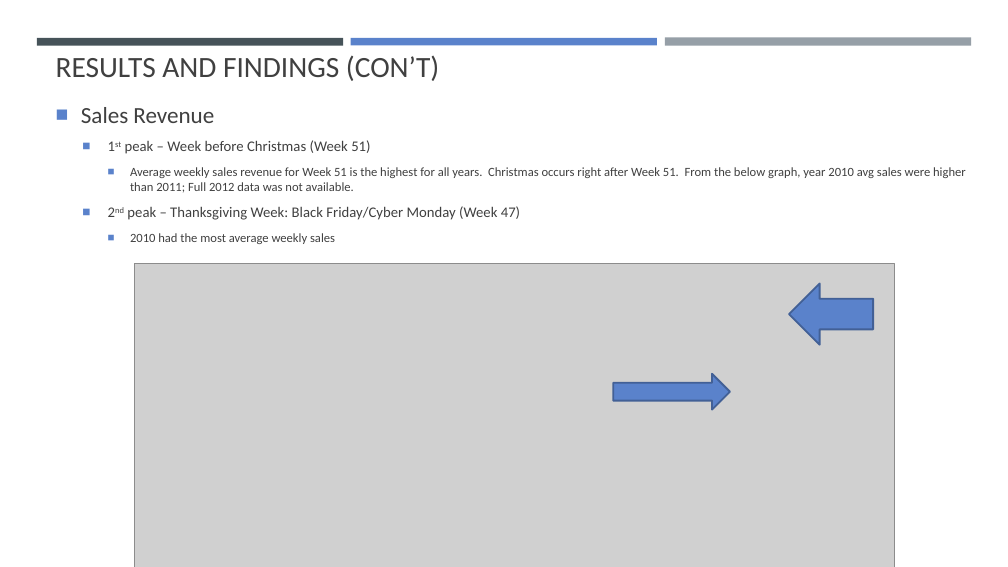
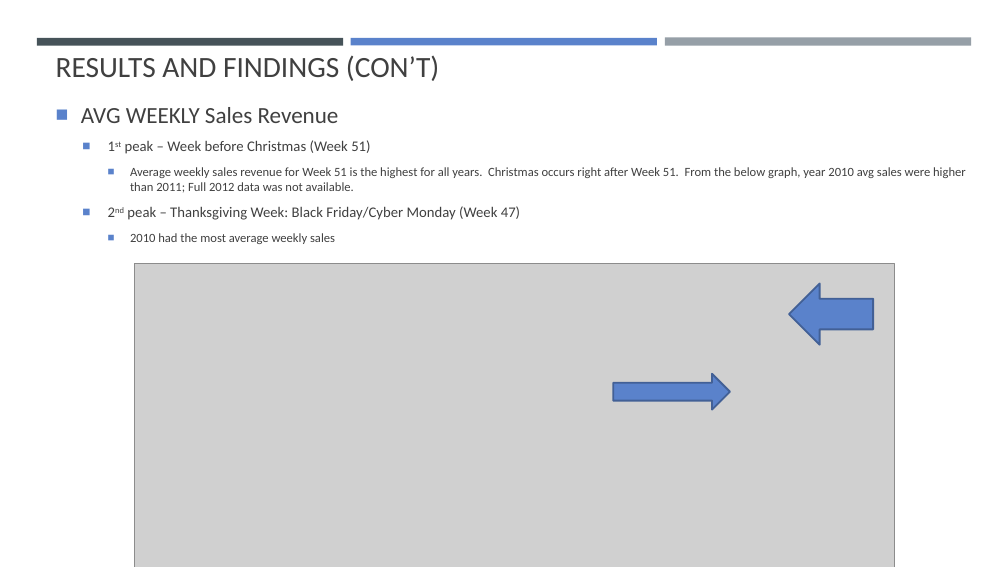
Before and after one commit to tbhaijee/Walmart-Sales-Predications, a slide deck: slide 9 of Project 1 PPT Slides.pptx. Drawn at 1008x567 pixels with LibreOffice and Linux fonts; fonts in the diff are those of the drawing; grey boxes stand for pictures. Boxes give left, top, right and bottom in pixels: in the first picture for what was removed or moved away, otherwise in the second. Text is boxed around its words. In the diff, an @@ line names an element or a change of style, - is before the commit and + after.

```diff
--- a/Project 1 PPT Slides.pptx
+++ b/Project 1 PPT Slides.pptx
@@ text at [81,107,339,123]: text changed @@
-■ Sales Revenue
+■ AVG WEEKLY Sales Revenue
```
Also in this commit, not shown: 9 other slides changed.
